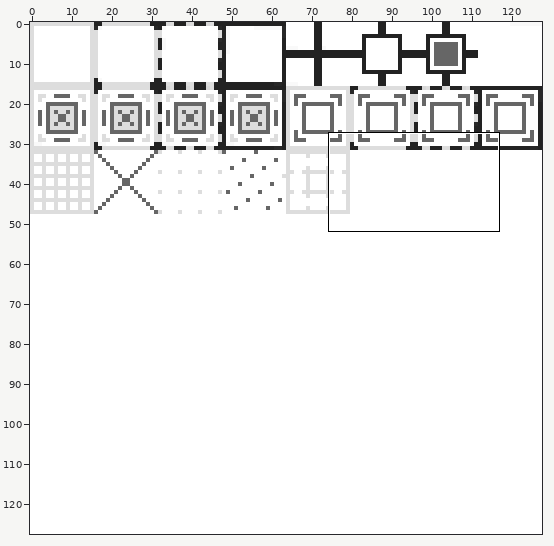
One commit to this sprite sheet: Sokoban/resources/textures.png. The picture above shows the old version from afar; the outline marks the close-up.
Close-up. First the earlier version:
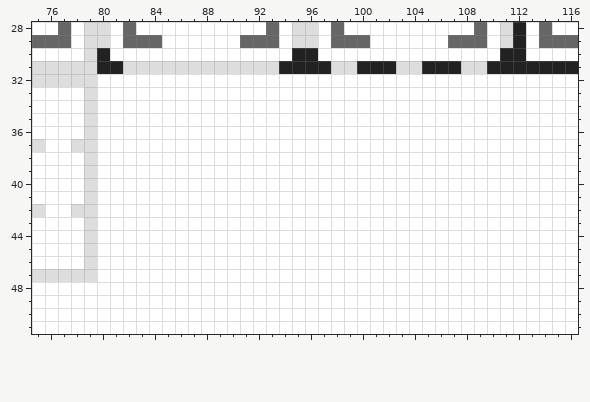
The file is 128x128 pixels. Colours within 5 levels of each other are drawn and written as one. Shown: x 75..116, y 28..51.
Now the later version:
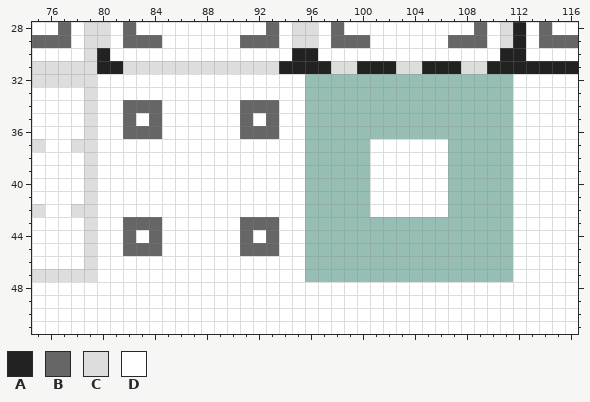
Palette (. is transparent): A #222222  B #666666  C #dddddd  D #ffffff
What changed:
y 32..33: x 96..111 DDDDDDDDDDDDDDDD -> ................
y 34: x 82..84 DDD -> BBB; x 91..93 DDD -> BBB; x 96..111 DDDDDDDDDDDDDDDD -> ................
y 35: x 82 D -> B; x 84 D -> B; x 91 D -> B; x 93 D -> B; x 96..111 DDDDDDDDDDDDDDDD -> ................
y 36: x 82..84 DDD -> BBB; x 91..93 DDD -> BBB; x 96..111 DDDDDDDDDDDDDDDD -> ................
y 37..42: x 96..100 DDDDD -> .....; x 107..111 DDDDD -> .....
y 43: x 82..84 DDD -> BBB; x 91..93 DDD -> BBB; x 96..111 DDDDDDDDDDDDDDDD -> ................
y 44: x 82 D -> B; x 84 D -> B; x 91 D -> B; x 93 D -> B; x 96..111 DDDDDDDDDDDDDDDD -> ................
y 45: x 82..84 DDD -> BBB; x 91..93 DDD -> BBB; x 96..111 DDDDDDDDDDDDDDDD -> ................
y 46..47: x 96..111 DDDDDDDDDDDDDDDD -> ................
